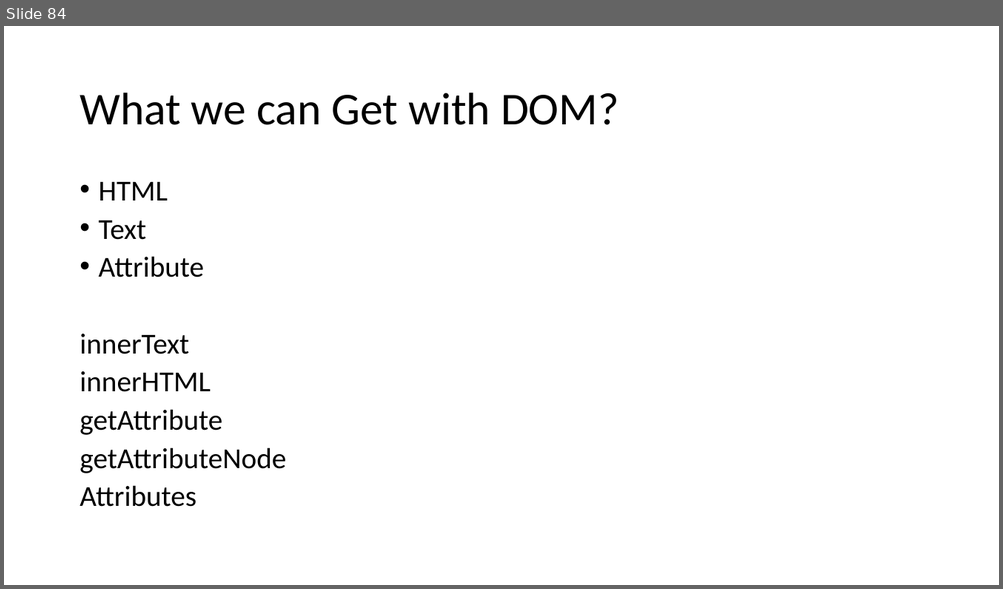
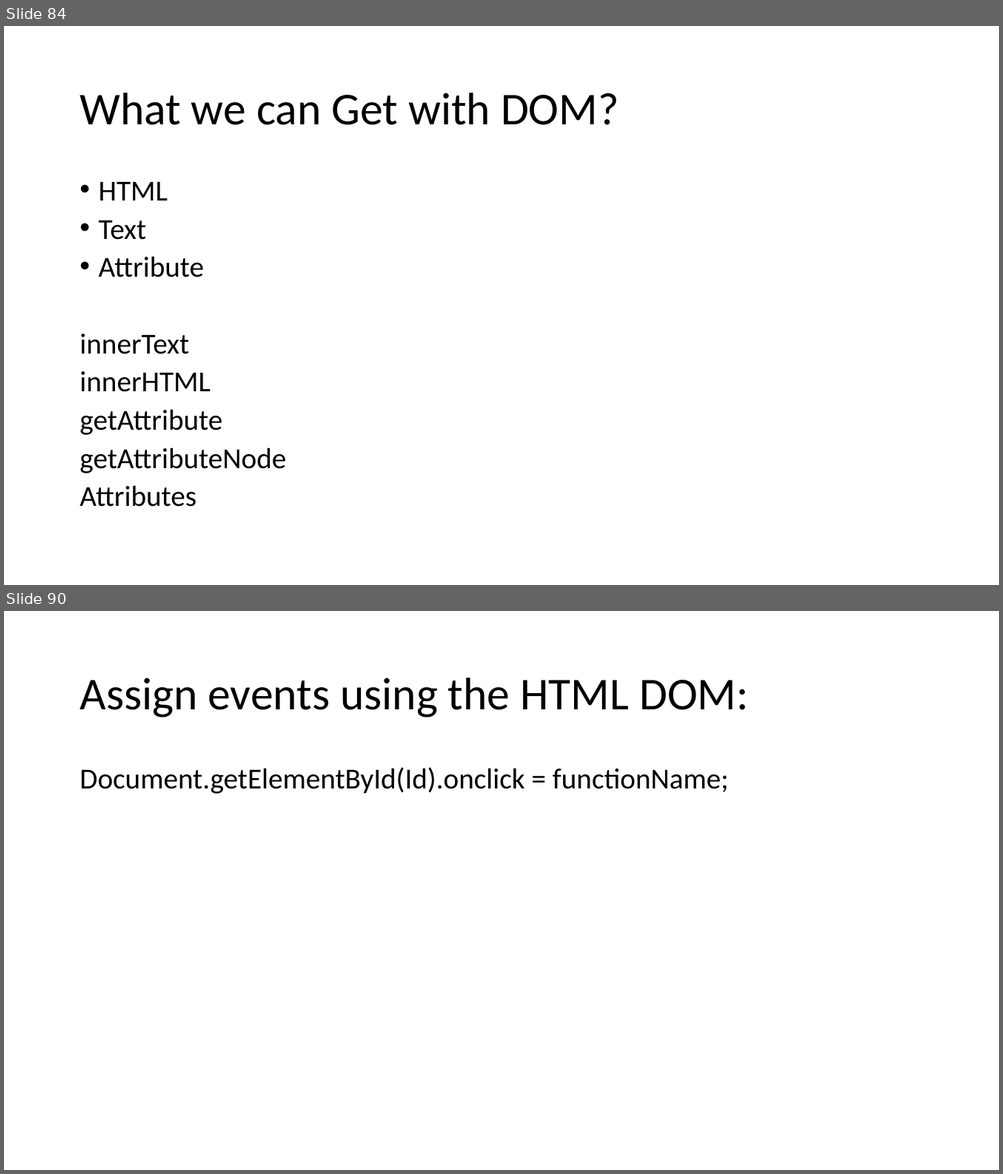
Before and after one commit to PiyushChaturvedii/Batch04, a slide deck: JavaScript.pptx. Shown one above the other, each under a label of ours: slide 84 before the commit, slides 84 and 90 after it; the slides between them are not shown. The pictures are 1003x589 and 1003x1174 pixels, drawn with LibreOffice and Linux fonts; fonts in the diff are those of the drawing. Boxes give left, top, right and bottom in pixels: in the first picture for what was removed or moved away, otherwise in the second. Text is boxed around its words. In the diff, an @@ line names an element or a change of style, - is before the commit and + after.

```diff
--- a/JavaScript.pptx
+++ b/JavaScript.pptx
@@ slide 90 added at (4,611,999,1170), background #FFFFFF @@
@@ title added at (79,678,748,718), 44 pt, text #000000 @@
+Assign events using the HTML DOM:
@@ text added at (79,767,728,794), 28 pt, text #000000 @@
+Document.getElementById(Id).onclick = functionName;
```
Also in this commit, not shown: 1 slide changed, 5 other slides added, 3 other files.
